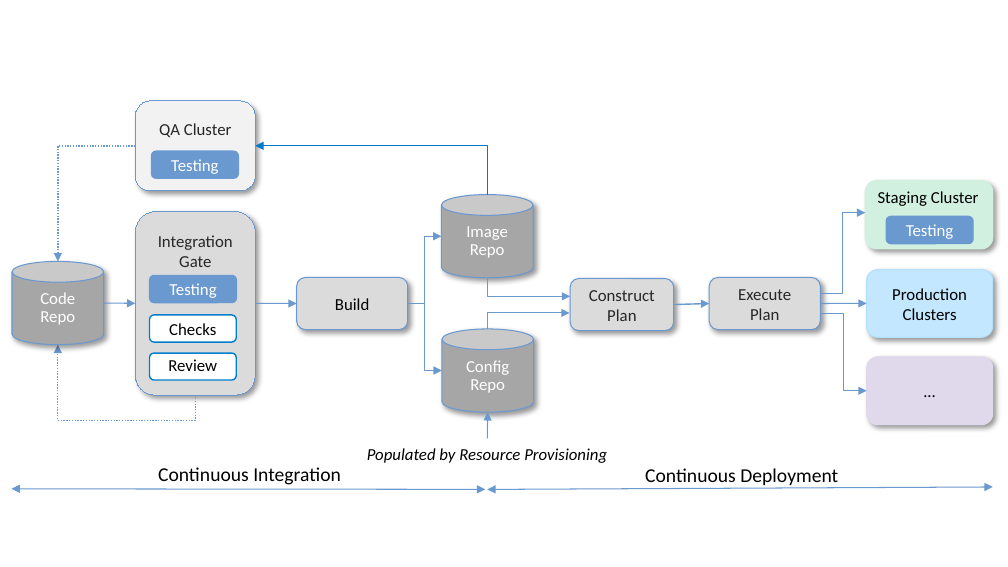
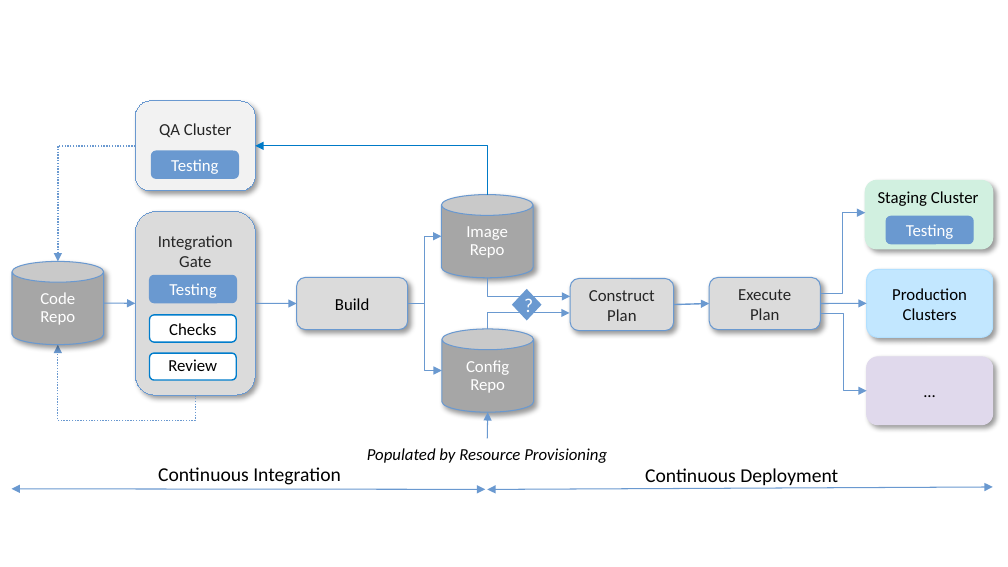
Before and after one commit to SystemsApproach/ops, a slide deck: slide 10 of figures.pptx. Drawn at 1008x567 pixels with LibreOffice and Linux fonts; fonts in the diff are those of the drawing. Boxes give left, top, right and bottom in pixels: in the first picture for what was removed or moved away, otherwise in the second. Text is boxed around its words. In the diff, an @@ line names an element or a change of style, - is before the commit and + after.

```diff
--- a/figures.pptx
+++ b/figures.pptx
@@ diamond added at (x1=512, y1=289, x2=541, y2=321), fill #6A99D0, 14 pt, text #FFFFFF @@
+?
```
Also in this commit, not shown: 1 other slide changed, 3 other files.
